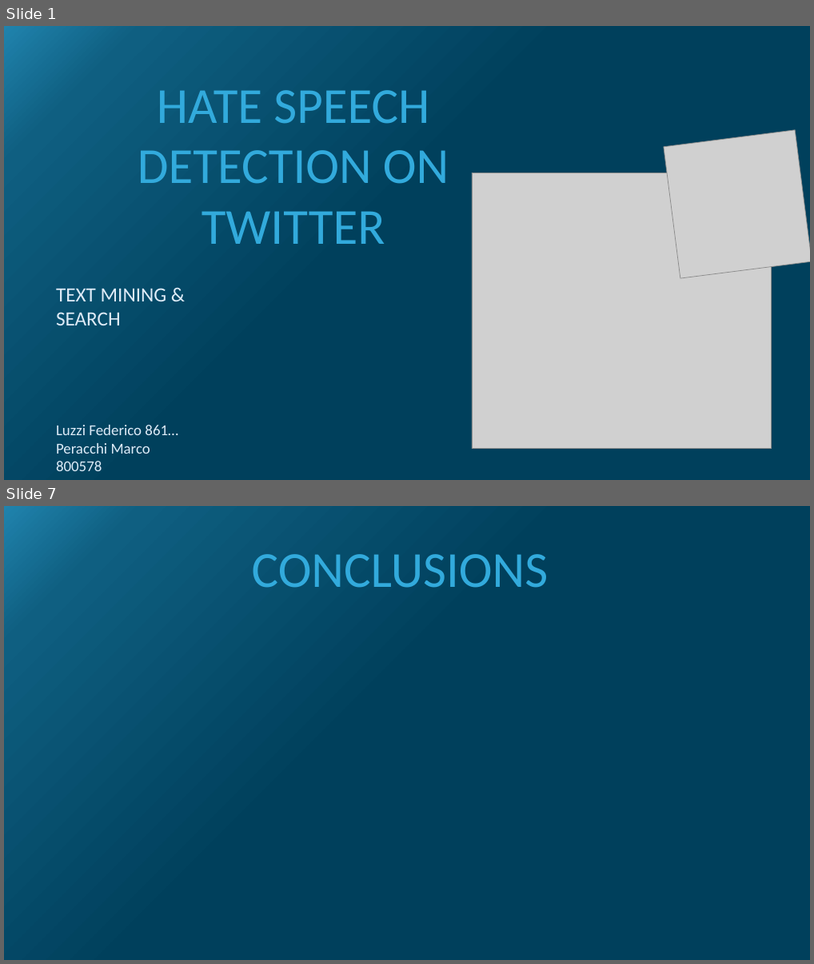
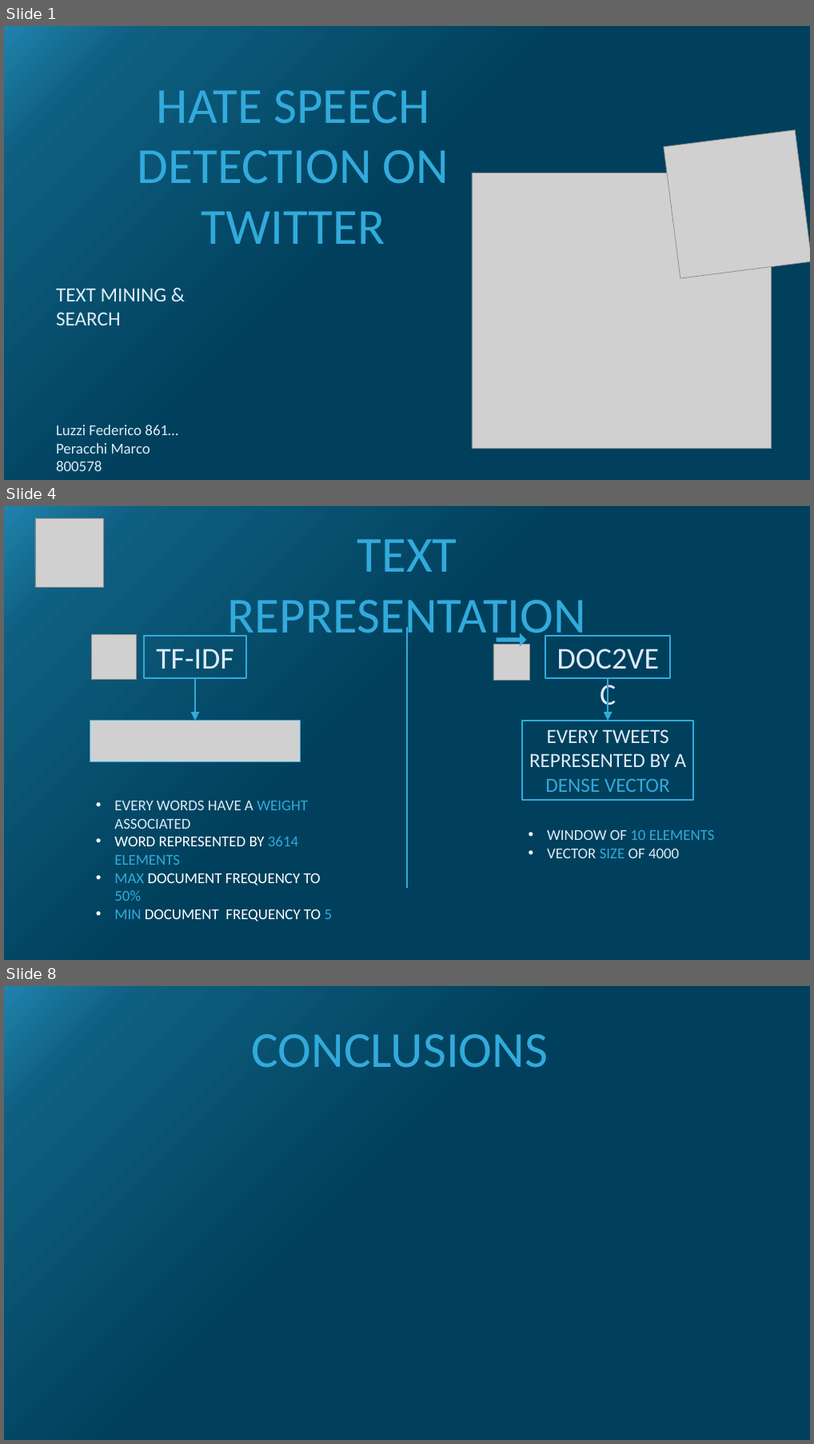
Before and after one commit to MarcoP9/textmining, a slide deck: PresentationTextMining.pptx. Shown one above the other, each under a label of ours: slides 1 and 7 before the commit, slides 1, 4 and 8 after it; the slides between them are not shown. The pictures are 814x964 and 814x1444 pixels, drawn with LibreOffice and Linux fonts; fonts in the diff are those of the drawing; grey boxes stand for pictures. Boxes give left, top, right and bottom in pixels: in the first picture for what was removed or moved away, otherwise in the second. Text is boxed around its words. In the diff, an @@ line names an element or a change of style, - is before the commit and + after.

```diff
--- a/PresentationTextMining.pptx
+++ b/PresentationTextMining.pptx
@@ slide 4 added at <box>4,506,810,960</box>, background gradient #00405C to #0F5F81 to #2083AD @@
@@ picture added at <box>35,519,104,587</box> @@
@@ text added at <box>228,539,586,644</box>, 60 pt, text #32AADC @@
+TEXT REPRESENTATION
@@ picture added at <box>92,634,136,679</box> @@
@@ rectangle added at <box>144,636,246,679</box>, outline #32AADC 2 pt, 36 pt, text #DEEBF7 @@
+TF-IDF
@@ line added from (407, 627) to (407, 888), #32AADC 2 pt @@
@@ picture added at <box>494,644,530,680</box> @@
@@ right arrow added at <box>497,633,526,647</box>, fill #32AADC @@
@@ rectangle added at <box>546,636,670,679</box>, outline #32AADC 2 pt, 36 pt, text #DEEBF7 @@
+DOC2VEC
@@ arrow added from (195, 678) to (195, 720), #32AADC 2 pt @@
@@ arrow added from (608, 678) to (608, 720), #32AADC 2 pt @@
@@ picture added at <box>90,720,301,761</box> @@
@@ rectangle added at <box>522,720,694,800</box>, outline #32AADC 1.75 pt, 24 pt, text #DEEBF7 @@
+EVERY TWEETS REPRESENTED BY A DENSE VECTOR
@@ text added at <box>114,800,333,921</box>, 18 pt, text #FFFFFF @@
+• EVERY WORDS HAVE A WEIGHT ASSOCIATED
+• WORD REPRESENTED BY 3614 ELEMENTS
+• MAX DOCUMENT FREQUENCY TO 50%
+• MIN DOCUMENT FREQUENCY TO 5
@@ text added at <box>547,829,715,858</box>, 18 pt, text #DEEBF7 @@
+• WINDOW OF 10 ELEMENTS
+• VECTOR SIZE OF 4000
@@ what was slide 7 is now slide 8 @@
```
Also in this commit, not shown: 1 slide changed, 4 other slides added, 4 slides removed.
